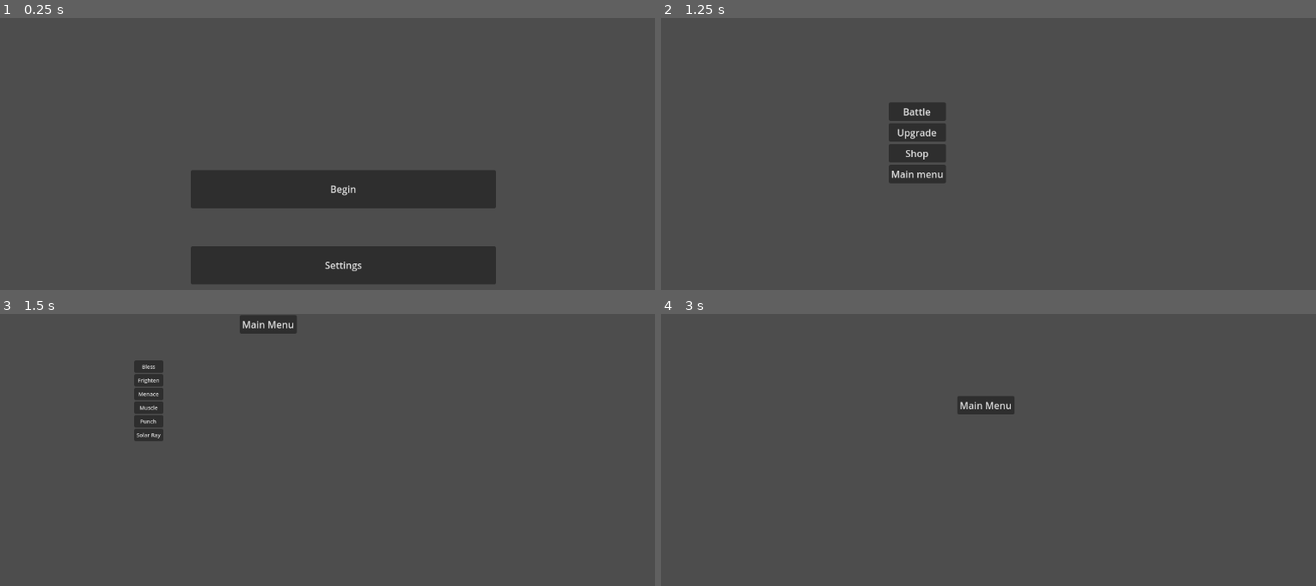
Above: before the commit, frames 1-4 (two rows, left to right).
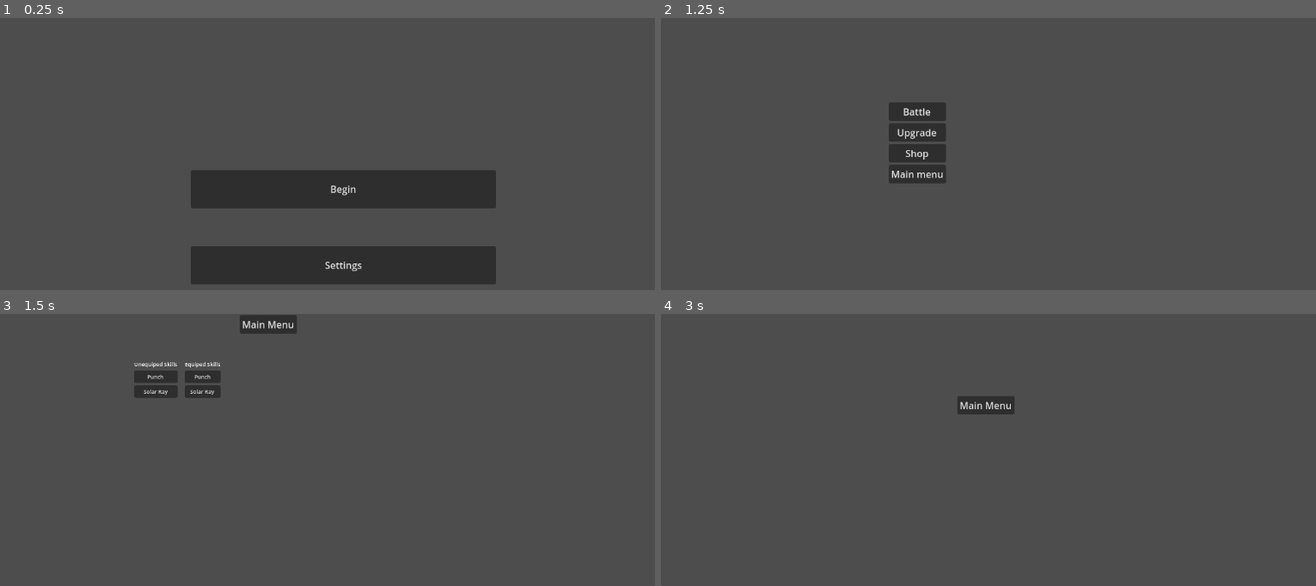
Above: after the commit, the same moments.

Repository: DrakeborgDev/elemastar
Game: Godot game, scene res://menus/main_menu.tscn
Two runs of this game, one before a commit and one after it. Both use one fixed random seed, a clock stepped at 60 frames per second and the inputs below.
Inputs:
- Up to frame 1 (0.25 s): no input
- Up to frame 2 (1.25 s): click "Begin" at 0.5 s
- Up to frame 3 (1.5 s): click "Upgrade" at 1.25 s
- Up to frame 4 (3 s): click "Main Menu" at 2 s; click "Shop" at 2.75 s

Frames 1-2 are identical in both runs. In frame 3, 1.6% of the frame differs, in the area x 20-34%, y 17-47%; in frame 4, nothing differs.

Commit message:
attempted to make the skill menue state persist between adjustments

Diff:
--- a/menus/skills.tscn
+++ b/menus/skills.tscn
@@ -23,12 +23,19 @@
 unique_name_in_owner = true
 layout_mode = 2
 theme = ExtResource("2_f7j42")
-theme_override_constants/separation = 2
 metadata/_edit_use_anchors_ = true
+
+[node name="Label" type="Label" parent="HSplitContainer/SkillContainer"]
+layout_mode = 2
+text = "Unequiped Skills"
 
 [node name="equipedSkills" type="VBoxContainer" parent="HSplitContainer"]
 unique_name_in_owner = true
 layout_mode = 2
 theme = ExtResource("2_f7j42")
 
+[node name="Label" type="Label" parent="HSplitContainer/equipedSkills"]
+layout_mode = 2
+text = "Equiped Skills"
+
 [connection signal="pressed" from="back" to="." method="_on_back_pressed"]
--- a/scripts/global_values.gd
+++ b/scripts/global_values.gd
@@ -1,3 +1,4 @@
+## Holds all variables that need to be passed between scenes
 extends Node
 
 # settings
@@ -9,8 +10,8 @@
 var xp = 0
 var lvl = 0
 var bittergems = 0
-var unlocked = []
-var equipped = []
+var unlocked = ["Solar Ray"]
+var equipped = ["Punch"]
 
 # battle vars
 var allSkills = []
--- a/scripts/shop.gd
+++ b/scripts/shop.gd
@@ -3,3 +3,25 @@
 
 func _on_back_pressed() -> void:
 	get_tree().change_scene_to_file("res://menus/hub_menu.tscn")
+	#for curFile in DirAccess.get_files_at("res://JSON/Player_Abilites"):
+		#var curPath = "res://JSON/Player_Abilites/"+curFile
+		#var curfile_as_text = FileAccess.get_file_as_string(curPath)
+		#var json = JSON.new()
+		#var curFile_as_dict = json.parse(curfile_as_text)
+		#if curFile_as_dict == OK:
+			#var storedData = []
+			#var data = json.data
+			#storedData.append(data.name)
+			#storedData.append(data.type)
+			#var property
+			#if "active" in data:
+				#storedData.append("active")
+				#property = data.active
+			#elif "passive" in data:
+				#storedData.append("passive")
+				#property = data.passive
+			#storedData.append(property)
+			#GlobalValues.allSkills.append(storedData)
+		#else:
+			#print("JSON Parse Error: ", json.get_error_message(), " in ", curFile, " at line ", json.get_error_line())
+	#print(GlobalValues.allSkills)
--- a/scripts/skills.gd
+++ b/scripts/skills.gd
@@ -1,76 +1,70 @@
 extends Node2D
 
-#func _ready():
-
-
-
+func _load_skills(skill: String, where: String, dir: String = "res://JSON/Player_Abilites/"):
+	for skillPath in DirAccess.get_files_at(dir):
+		var json = JSON.new()
+		var found = false
+		var skillAsText = FileAccess.get_file_as_string(dir+skillPath)
+		var skillAsDict = json.parse(skillAsText)
+		var targetNode = get_node("HSplitContainer/"+where)
+		if skillAsDict == OK:
+			var data = json.data
+			for item in GlobalValues.equipped:
+				if item == data.name:
+					targetNode.add_child(Button.new())
+					for child in targetNode.get_children():
+						if child is Button:
+							if child.text == "":
+								child.text = data.name
+								child.connect("pressed", _button_testing)
+								print("Added " + data.name)
+			for item in GlobalValues.unlocked:
+				if item == data.name:
+					targetNode.add_child(Button.new())
+					for child in targetNode.get_children():
+						if child is Button:
+							if child.text == "":
+								child.text = data.name
+								child.connect("pressed", _button_testing)
+								print("Added " + data.name)
+		else:
+			print("JSON Parse Error: ", json.get_error_message(), " in ", skill, ".json at line ", json.get_error_line())
 
 func _ready() -> void:
-	if GlobalValues.allSkills == []:
-
-		for curFile in DirAccess.get_files_at("res://JSON/Player_Abilites"):
-			var curPath = "res://JSON/Player_Abilites/"+curFile
-			var curfile_as_text = FileAccess.get_file_as_string(curPath)
-			var json = JSON.new()
-			var curFile_as_dict = json.parse(curfile_as_text)
-			if curFile_as_dict == OK:
-				var storedData = []
-				var data = json.data
-				storedData.append(data.name)
-				if "parent" in data:
-					storedData.append(data.parent)
-				else:
-					storedData.append(null)
-				if "unlock" in data:
-					storedData.append(data.unlock)
-				else:
-					storedData.append(null)
-				storedData.append(data.type)
-				GlobalValues.allSkills.append(storedData)
-			else:
-				print("JSON Parse Error: ", json.get_error_message(), " in ", curFile, " at line ", json.get_error_line())
-		#print(GlobalValues.allSkills)
-	else:
-		pass
-
-	var i = 0
-	for skill in GlobalValues.allSkills:
-		var skillName = skill[0]
-		var skillParent
-		var tooltip
-		var _skillCost
-		if skill[1] != null:
-			skillParent = skill[1]
-			tooltip = ("requires " + str(skillParent) + " to be unlocked first")
-		else:
-			tooltip = ""
-		if skill[2] != null:
-			_skillCost = skill[2]
-		print(skill)
-
-		%SkillContainer.add_child(Button.new())
-		var curButton = %SkillContainer.get_child(i)
-		curButton.text = skillName
-		curButton.tooltip_text = tooltip
-		curButton.connect("pressed", _button_testing)
-		i = i+1
+	for skill in GlobalValues.equipped:
+		_load_skills(skill,"equipedSkills")
+	for skill in GlobalValues.unlocked:
+		_load_skills(skill,"SkillContainer")
 
 func _button_testing():
 	var found_clicked = false
 	for button in get_node("HSplitContainer/SkillContainer").get_children():
-		if button.is_pressed():
-			found_clicked = true
-			print(str(button))
-			button.reparent(get_node("HSplitContainer/equipedSkills"))
+		if button is Button:
+			if button.is_pressed():
+				found_clicked = true
+				print("Equiping " + button.text)
+				button.reparent(get_node("HSplitContainer/equipedSkills"))
 	if !found_clicked:
 		for button in get_node("HSplitContainer/equipedSkills").get_children():
-			if button.is_pressed():
-				found_clicked = true
-				print(str(button))
-				button.reparent(get_node("HSplitContainer/SkillContainer"))
+			if button is Button:
+				if button.is_pressed():
+					found_clicked = true
+					print("Unequiping " + button.text)
+					button.reparent(get_node("HSplitContainer/SkillContainer"))
 	pass
 
 func _on_back_pressed() -> void:
-	for button in get_node("HSplitContainer/equipedSkills").get_children():
-		print(button.text)
+	GlobalValues.equipped = []
+	GlobalValues.unlocked = []
+	# TODO don't append the text, append the file-name thats name property matches the text
+	for skill in get_node("HSplitContainer/SkillContainer").get_children():
+		if skill is Button:
+			GlobalValues.unlocked.append(skill.text)
+	for skill in get_node("HSplitContainer/equipedSkills").get_children():
+		if skill is Button:
+			GlobalValues.equipped.append(skill.text)
+	if GlobalValues.equipped == []:
+		GlobalValues.equipped = ["Punch"]
+		GlobalValues.unlocked.erase("Punch")
+	print(str(GlobalValues.equipped))
 	get_tree().change_scene_to_file("res://menus/hub_menu.tscn")
